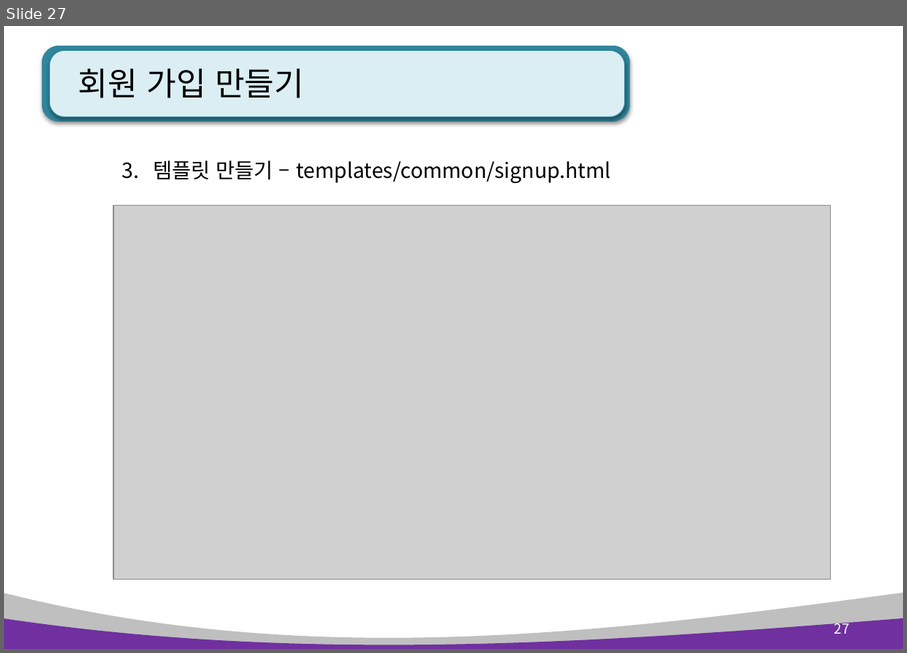
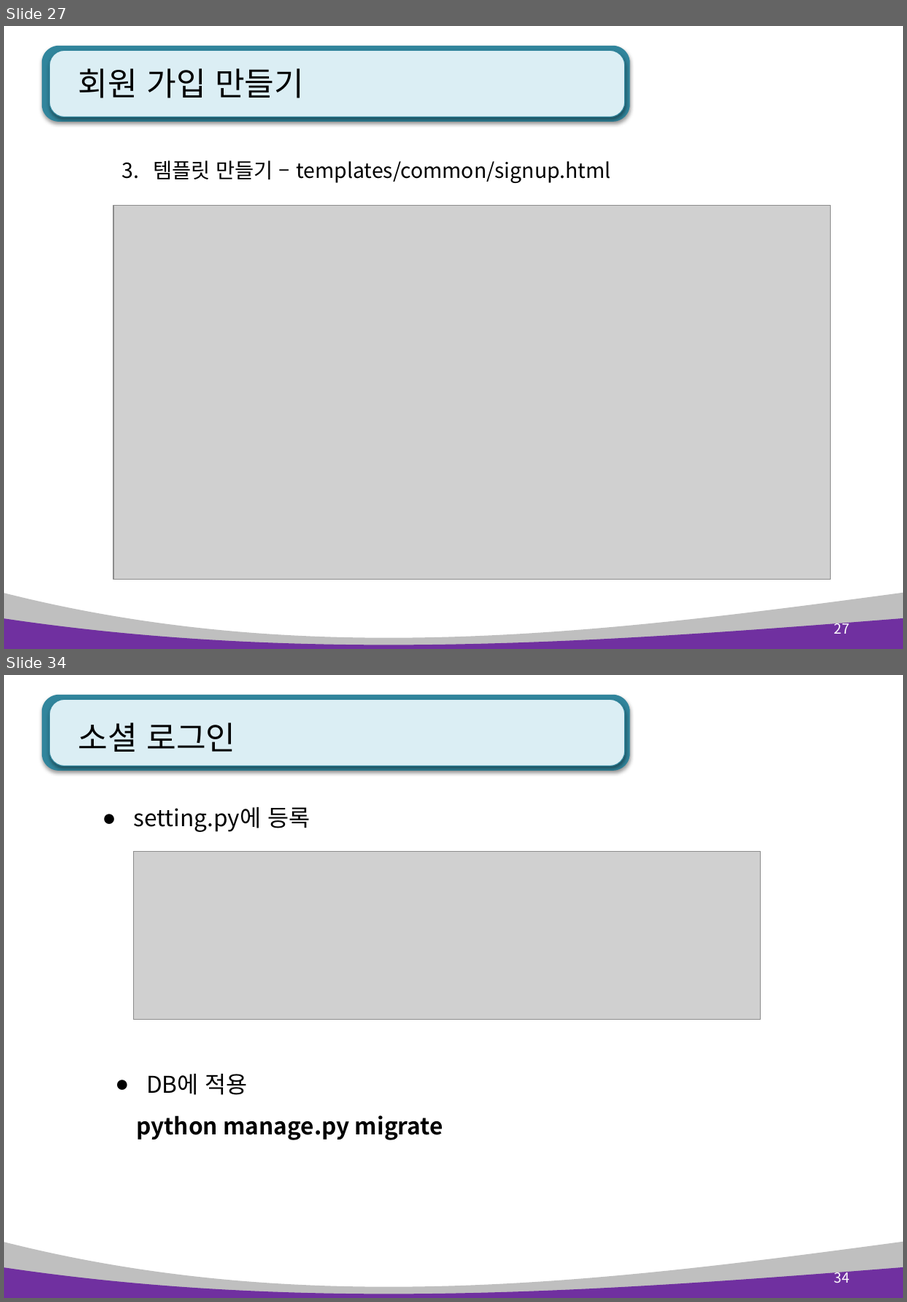
Before and after one commit to kiyongee2/green_project_web, a slide deck: django_ppt/blog_ppt/3장. blog 회원 관리.pptx. Shown one above the other, each under a label of ours: slide 27 before the commit, slides 27 and 34 after it; the slides between them are not shown. The pictures are 907x653 and 907x1302 pixels, drawn with LibreOffice and Linux fonts; fonts in the diff are those of the drawing; grey boxes stand for pictures. Boxes give left, top, right and bottom in pixels: in the first picture for what was removed or moved away, otherwise in the second. Text is boxed around its words. In the diff, an @@ line names an element or a change of style, - is before the commit and + after.

```diff
--- a/django_ppt/blog_ppt/3장. blog 회원 관리.pptx
+++ b/django_ppt/blog_ppt/3장. blog 회원 관리.pptx
@@ slide 34 added at (x1=4, y1=675, x2=903, y2=1298), background #FFFFFF; not listed: 4 template elements that a slide beside it also shows @@
@@ title added at (x1=78, y1=722, x2=235, y2=752), 28 pt, text #000000 @@
+소셜 로그인
@@ text added at (x1=133, y1=807, x2=310, y2=832), 20 pt, text #000000 @@
+● setting.py에 등록
@@ picture added at (x1=133, y1=852, x2=761, y2=1020) @@
@@ text added at (x1=136, y1=1074, x2=443, y2=1140), 20 pt, text #000000, bold @@
+● DB에 적용
+python manage.py migrate
@@ page number added at (x1=835, y1=1268, x2=850, y2=1283), 12 pt, text #FFFFFF @@
+34
```
Also in this commit, not shown: 12 other slides added, 1 slide removed, 4 other files.
